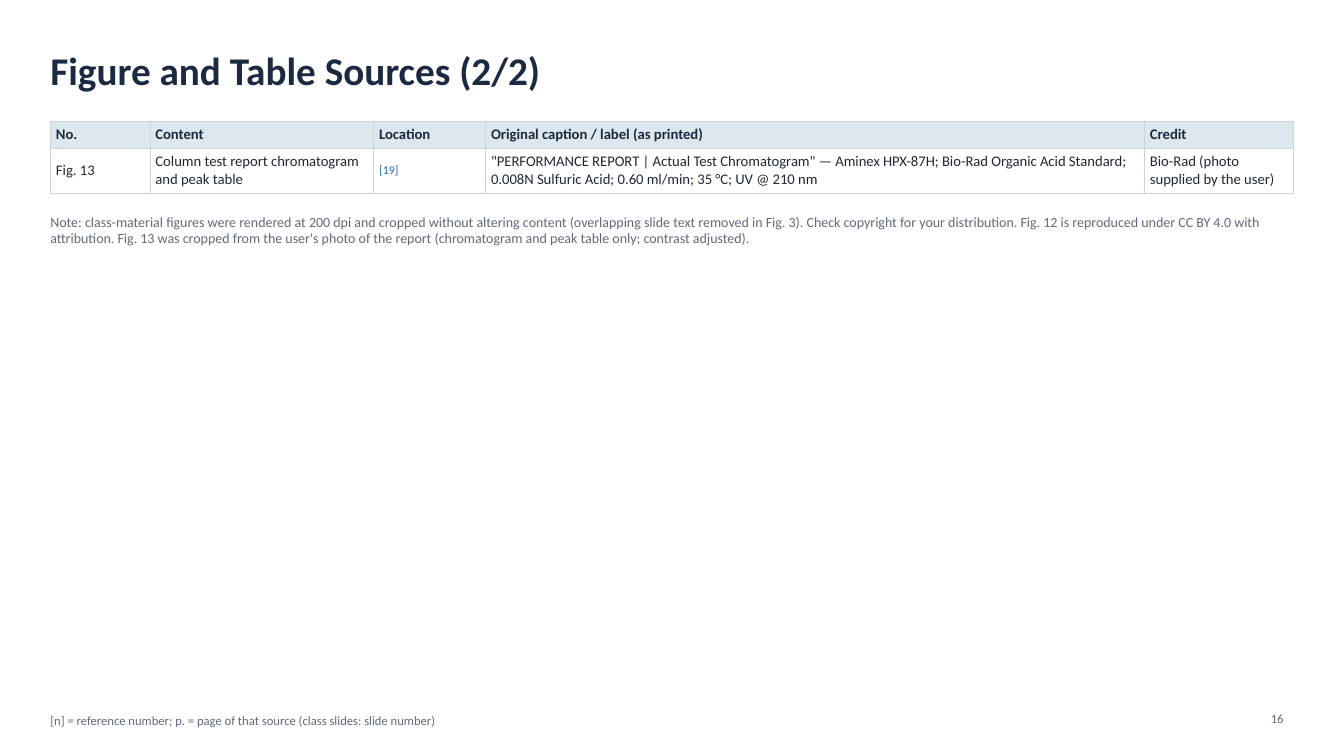
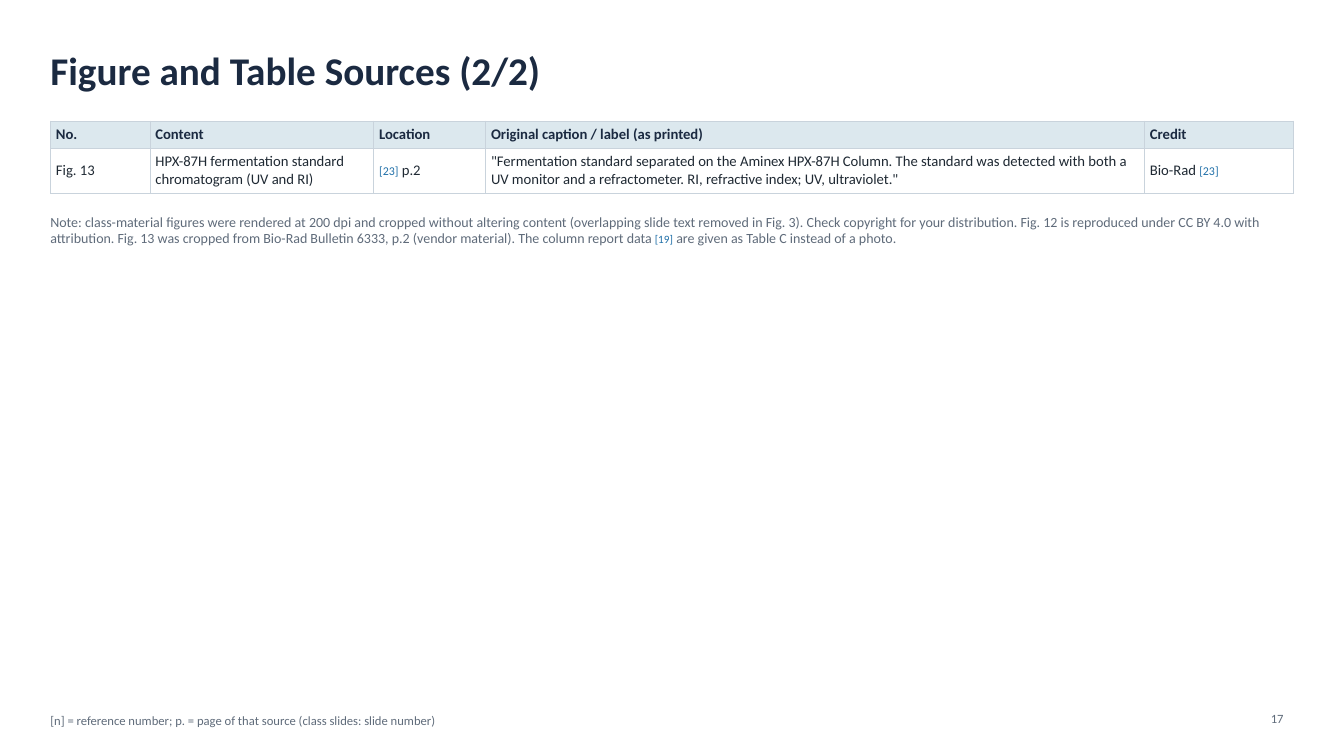
Before and after one commit to mingyu221/office, a slide deck: slide 17 of HPLC_formate_slides_EN.pptx (slide 16 before the commit). Drawn at 1344x756 pixels with LibreOffice and Linux fonts; fonts in the diff are those of the drawing. Boxes give left, top, right and bottom in pixels: in the first picture for what was removed or moved away, otherwise in the second. Text is boxed around its words. In the diff, an @@ line names an element or a change of style, - is before the commit and + after.

```diff
--- a/HPLC_formate_slides_EN.pptx
+++ b/HPLC_formate_slides_EN.pptx
@@ table at (50,121,1295,222) @@
-row 2: Fig. 13 | Column test report chromatogram and peak table | [19] | "PERFORMANCE REPORT | Actual Test Chromatogram" — Aminex HPX-87H; Bio-Rad Organic Acid Standard; 0.008N Sulfuric Acid; 0.60 ml/min; 35 °C; UV @ 210 nm | Bio-Rad (photo supplied by the user)
+row 2: Fig. 13 | HPX-87H fermentation standard chromatogram (UV and RI) | [23] p.2 | "Fermentation standard separated on the Aminex HPX-87H Column. The standard was detected with both a UV monitor and a refractometer. RI, refractive index; UV, ultraviolet." | Bio-Rad [23]
@@ text at (50,217,1259,246): text changed @@
-Note: class-material figures were rendered at 200 dpi and cropped without altering content (overlapping slide text removed in Fig. 3). Check copyright for your distribution. Fig. 12 is reproduced under CC BY 4.0 with attribution. Fig. 13 was cropped from the user's photo of the report (chromatogram and peak table only; contrast adjusted).
+Note: class-material figures were rendered at 200 dpi and cropped without altering content (overlapping slide text removed in Fig. 3). Check copyright for your distribution. Fig. 12 is reproduced under CC BY 4.0 with attribution. Fig. 13 was cropped from Bio-Rad Bulletin 6333, p.2 (vendor material). The column report data [19] are given as Table C instead of a photo.
@@ page number at (1271,715,1284,723): text changed @@
-16
+17
```
Also in this commit, not shown: 6 other slides changed, 1 slide added, 3 other files.
